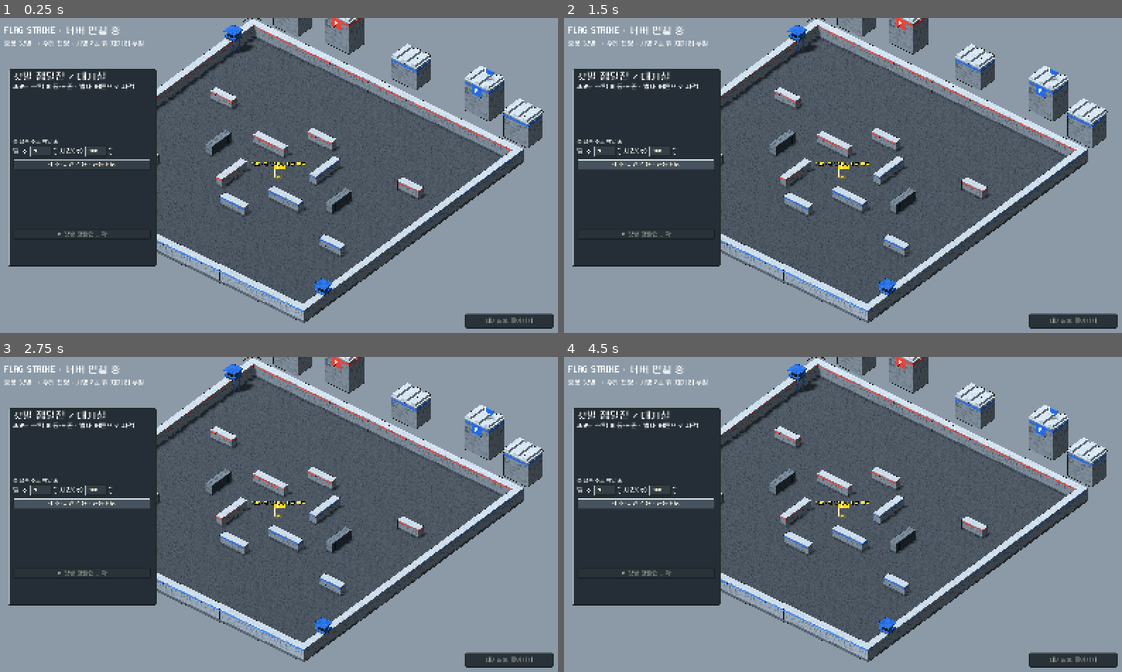
Above: before the commit, frames 1-4 (two rows, left to right).
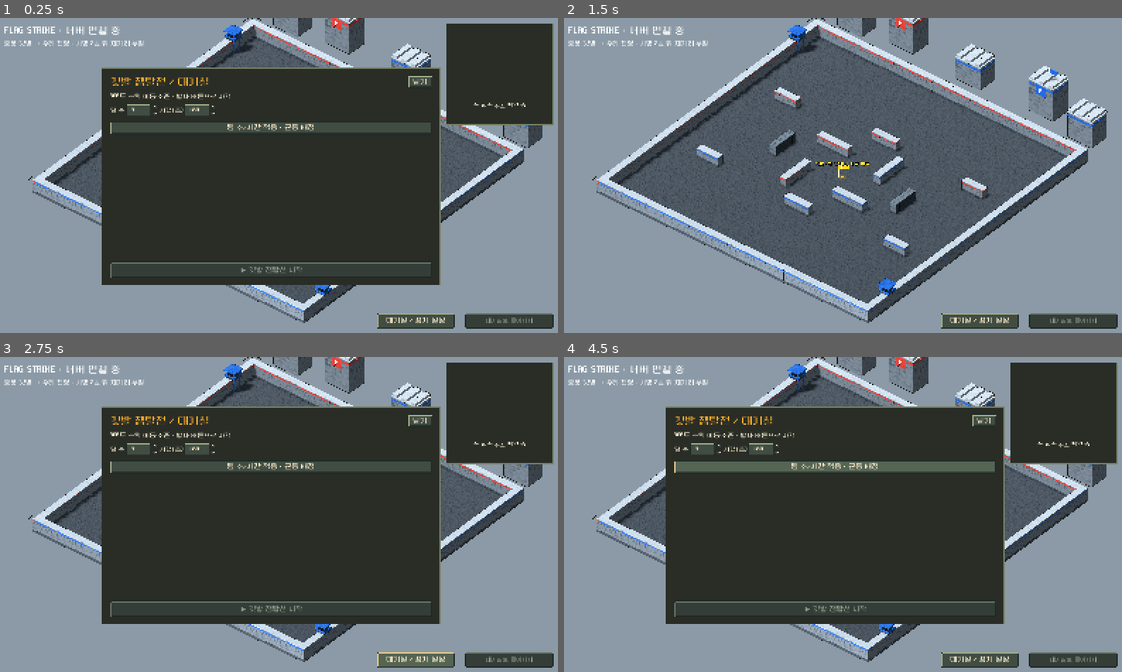
Above: after the commit, the same moments.

Repository: manduk56-hub/phonegame
Game: Godot game, scene res://fps.tscn
The game is run twice, just before and just after one commit, with the same random seed, the same clock (stepped at 60 frames per second) and the same inputs. This scene is started directly instead of the project's main scene.
Inputs:
- Up to frame 1 (0.25 s): no input
- Up to frame 2 (1.5 s): click "팀 수/시간 적용 · 균등 배정" at 0.5 s; click "팀 수/시간 적용 · 균등 배정" (after the commit: "닫기") at 1.25 s
- Up to frame 3 (2.75 s): click "팀 수/시간 적용 · 균등 배정" (after the commit: "대기실 / 경기 설정") at 2 s
- Up to frame 4 (4.5 s): click "팀 수/시간 적용 · 균등 배정" (after the commit: "닫기") at 2.75 s; click "팀 수/시간 적용 · 균등 배정" (after the commit: "대기실 / 경기 설정") at 3.5 s; click "팀 수/시간 적용 · 균등 배정" at 4.25 s

The runs differ from the first frame. In frame 1, 53% of the frame differs, in the area x 1-100%, y 1-99%; in frame 2, 16%; in frame 3, 53%; in frame 4, 51%.

Commit message:
FPS 탄창과 자동 재장전 및 조작 화면 표시 추가

Diff:
--- a/game/fps.gd
+++ b/game/fps.gd
@@ -24,6 +24,9 @@
 var join_label: Label
 var qr: TextureRect
 var lobby: PanelContainer
+var lobby_title: Label
+var lobby_hint: Label
+var configure_button: Button
 var start_button: Button
 var return_button: Button
 var teams_input: SpinBox
@@ -159,12 +162,6 @@
 	var theme_resource := Theme.new()
 	theme_resource.default_font = FONT
 	preload("res://pixel_ui.gd").apply(theme_resource)
-	for type in ["Button","OptionButton","LineEdit"]:
-		theme_resource.set_stylebox("normal",type,preload("res://pixel_ui.gd").tile("#343e47","#a4b0ba"))
-		theme_resource.set_stylebox("hover",type,preload("res://pixel_ui.gd").tile("#46535e","#dce5eb"))
-		theme_resource.set_stylebox("disabled",type,preload("res://pixel_ui.gd").tile("#293139","#56616a"))
-		theme_resource.set_stylebox("pressed",type,preload("res://pixel_ui.gd").tile("#28323b","#a4b0ba",true))
-	theme_resource.set_stylebox("panel","PanelContainer",preload("res://pixel_ui.gd").tile("#252e36","#a4b0ba"))
 	ui.texture_filter = CanvasItem.TEXTURE_FILTER_NEAREST
 	ui.theme = theme_resource
 	layer.add_child(ui)
@@ -187,13 +184,13 @@
 	clock_style.set_content_margin_all(12)
 	match_clock.add_theme_stylebox_override("normal",clock_style)
 	lobby = PanelContainer.new()
-	lobby.position = Vector2(35,145)
-	lobby.custom_minimum_size = Vector2(420,560)
 	ui.add_child(lobby)
 	var layout := VBoxContainer.new()
 	lobby.add_child(layout)
-	layout.add_child(text_label("깃발 쟁탈전 / 대기실",28))
-	layout.add_child(text_label("360도 스틱 이동·조준 · 발사 버튼으로 사격",18))
+	lobby_title = text_label("깃발 쟁탈전 / 대기실",28)
+	layout.add_child(lobby_title)
+	lobby_hint = text_label("360도 스틱 이동·조준 · 발사 버튼으로 사격",18)
+	layout.add_child(lobby_hint)
 	qr = TextureRect.new()
 	qr.custom_minimum_size = Vector2(130,130)
 	qr.expand_mode = TextureRect.EXPAND_IGNORE_SIZE
@@ -215,21 +212,20 @@
 	time_input.max_value = 900
 	time_input.value = 180
 	row.add_child(time_input)
-	var configure := Button.new()
-	configure.text = "팀 수/시간 적용 · 균등 배정"
-	configure.pressed.connect(func():
+	configure_button = Button.new()
+	configure_button.text = "팀 수/시간 적용 · 균등 배정"
+	configure_button.pressed.connect(func():
 		teams_input.apply()
 		time_input.apply()
 		send_admin({"type":"configure","teams":int(teams_input.value),"duration":time_input.value})
 	)
-	layout.add_child(configure)
+	layout.add_child(configure_button)
 	var scroll := ScrollContainer.new()
 	scroll.custom_minimum_size.y = 155
 	layout.add_child(scroll)
 	roster = VBoxContainer.new()
 	scroll.add_child(roster)
 	start_button = Button.new()
-	start_button.add_theme_stylebox_override("normal",preload("res://pixel_ui.gd").tile("#667681","#dce5eb"))
 	start_button.text = "▶ 깃발 쟁탈전 시작"
 	start_button.pressed.connect(func():send_admin({"type":"start"}))
 	layout.add_child(start_button)
@@ -244,6 +240,7 @@
 	ui.add_child(return_button)
 	start_button.disabled = true
 	return_button.disabled = true
+	preload("res://lobby_ui.gd").setup(ui,lobby,qr,join_label,start_button,roster)
 
 func accept_state(message: Dictionary) -> void:
 	state = message
@@ -367,7 +364,7 @@
 		for id in message.results.winnerIds:
 			winners.append("팀 %d" % (int(id)+1))
 		status.text += " · " + (" / ".join(winners)+" 우승!" if winners.size() > 0 else "무승부")
-	lobby.visible = message.phase == "lobby"
+	preload("res://lobby_ui.gd").sync(lobby,message.phase)
 	start_button.disabled = not authenticated or message.phase != "lobby" or not message.players.any(func(p):return p.connected)
 	return_button.disabled = not authenticated
 	var roster_signature := JSON.stringify([message.teamCount,message.players.map(func(p):return [p.id,p.name,p.team,p.connected])])
Not shown, changed: fps.mjs
Not shown, changed: public/fps-controller.js
Not shown, changed: public/fps.css
Not shown, changed: tests/fps.test.mjs
